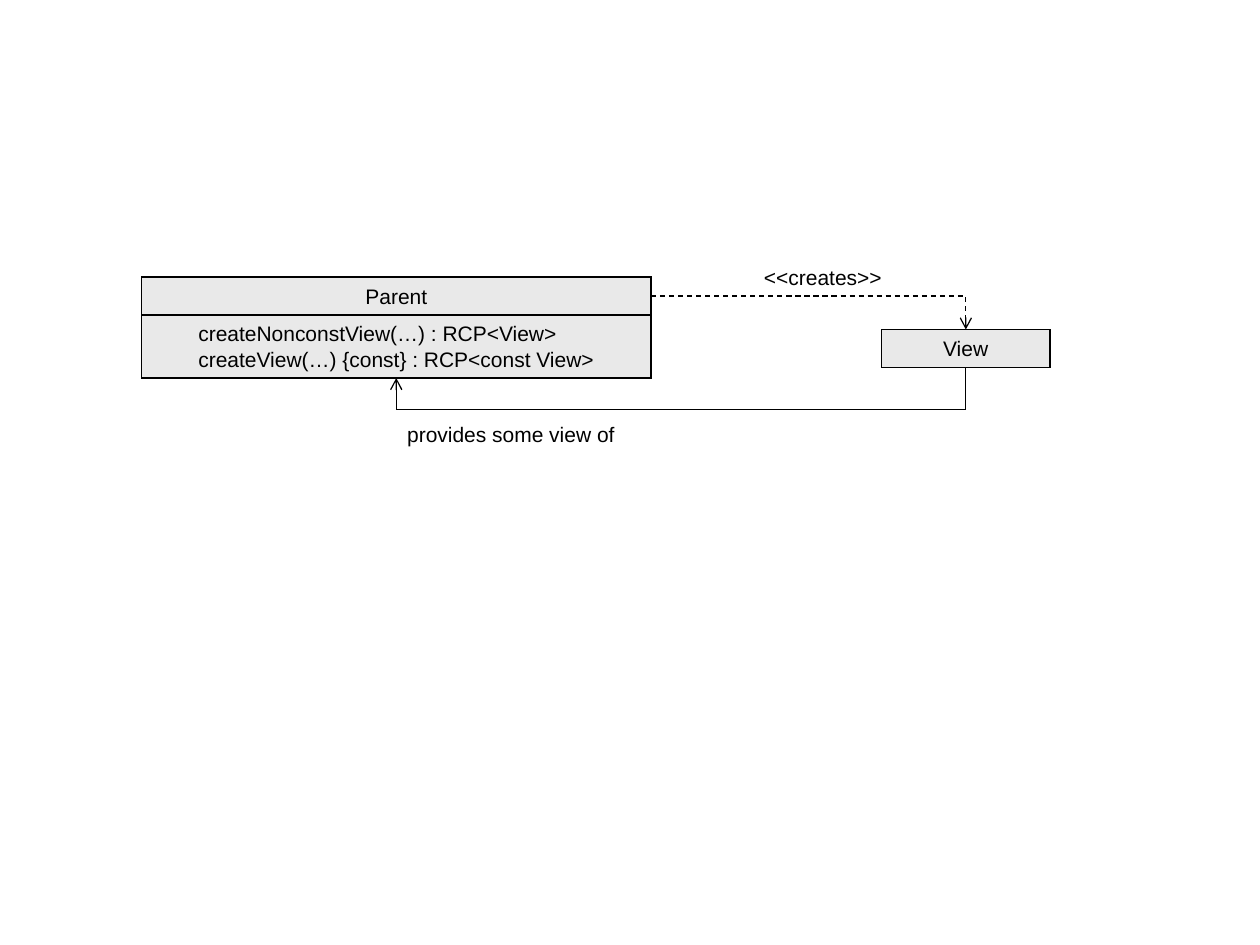
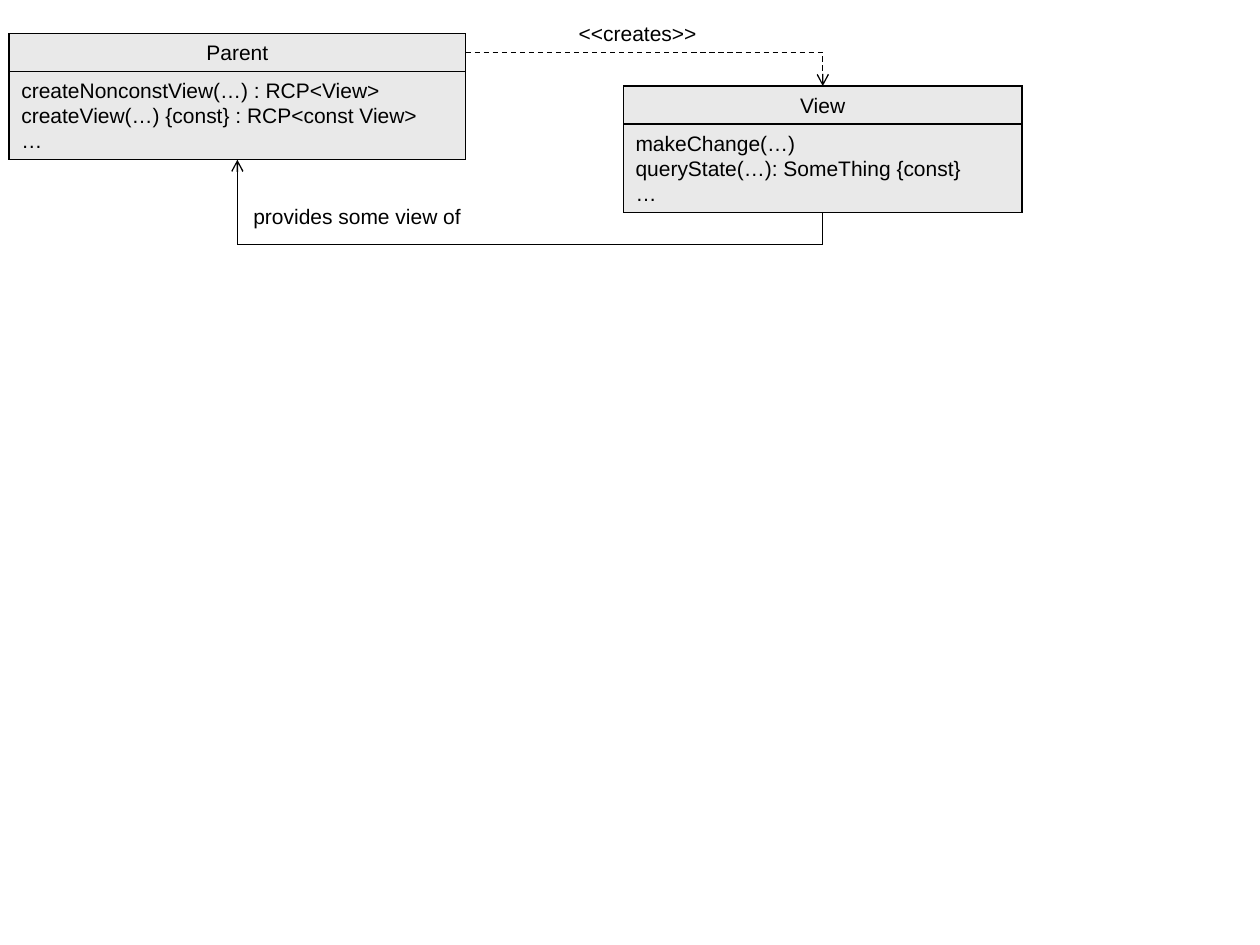
Before and after one commit to bartlettroscoe/TeuchosMMDocs, a slide deck: slide 1 of memory_management_report/GeneralizedViewClassDiagram.ppt. Drawn at 1260x945 pixels with LibreOffice and Linux fonts; fonts in the diff are those of the drawing. Boxes give left, top, right and bottom in pixels: in the first picture for what was removed or moved away, otherwise in the second. Text is boxed around its words. In the diff, an @@ line names an element or a change of style, - is before the commit and + after.

Commit message:
Added a lot more material about the generalized view idiom (not finished yet).

```diff
--- a/memory_management_report/GeneralizedViewClassDiagram.ppt
+++ b/memory_management_report/GeneralizedViewClassDiagram.ppt
@@ text "<<creates>>": place and size @@
-text "<<creates>>" at (764, 271, 882, 286)
+text "<<creates>>" at (579, 27, 697, 42)
@@ rectangle "Parent": place and size @@
-rectangle "Parent" at (142, 277, 651, 315)
+rectangle "Parent" at (9, 34, 465, 72)
@@ elbow arrow moved from (651, 296) - (966, 329) to (466, 53) - (823, 86) @@
@@ text in rectangle at (9, 71, 465, 159): paragraph added @@
+…
@@ rectangle "createNonconstView(…) : RCP<View>": place and size @@
-rectangle "createNonconstView(…) : RCP<View>" at (142, 314, 651, 378)
+rectangle "createNonconstView(…) : RCP<View>" at (9, 71, 465, 159)
@@ rectangle "createNonconstView(…) : RCP<View>" at (9, 71, 465, 159): vertical alignment middle to top @@
@@ rectangle "View": place and size @@
-rectangle "View" at (882, 329, 1051, 367)
+rectangle "View" at (624, 86, 1023, 123)
@@ rectangle added at (624, 123, 1023, 212), fill #E9E9E9, outline #000000 0.74 pt, 12 pt, text #000000 @@
+makeChange(…)
+queryState(…): SomeThing {const}
+…
@@ elbow arrow moved from (965, 368) - (396, 378) to (823, 213) - (237, 160) @@
@@ text "provides some view of": place and size @@
-text "provides some view of" at (407, 426, 614, 446)
+text "provides some view of" at (253, 208, 460, 229)
```
Also in this commit, not shown: 5 other files.
